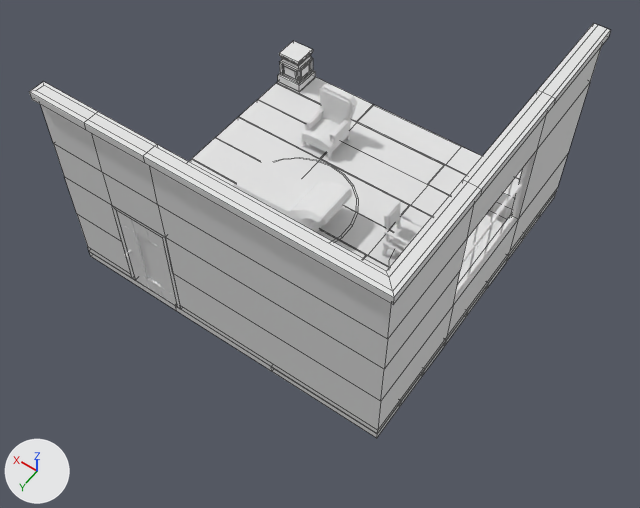
Two versions of the Blender file Assets/_Game/Models/workfile.blend, one commit apart.
Before and after are seen from a 50 mm camera at (-7.66, 10.11, 16.57) aimed at (-0.69, 0.35, 1.23). The axes (+X, +Y, +Z) are drawn at lower left. The lights are the same throughout. Mesh edges are drawn as thin lines on the coarser meshes.

Script lines for the objects in view, before the commit:
```python
me_cube = bpy.data.meshes.new('Cube')
me_cube.from_pydata(...)  # 271 vertices, 220 faces; spans x -4.19..3.99, y -3.99..4.19, z 0.13..0.33
me_cube.polygons.foreach_set('use_smooth', [True] * 220)
me_cube.materials.append(mat_mat_lowpoly)  # its picture is missing
me_cube_019 = bpy.data.meshes.new('Cube.019')
me_cube_019.from_pydata(...)  # 92 vertices, 90 faces; spans x -0.368..0.38, y -0.577..0.171, z 0.0..1.0
me_cube_019.materials.append(mat_mat_lowpoly)  # its picture is missing
me_door_001 = bpy.data.meshes.new('Door.001')
me_door_001.from_pydata(...)  # 160 vertices, 150 faces; spans x 0.0..1.25, y -0.06..0.06, z 0.0..2.47
me_door_001.materials.append(mat_mat_lowpoly)  # its picture is missing
ob_door = bpy.data.objects.new('Door', me_door_001)
ob_door.parent = ob_doorframe
ob_door.matrix_parent_inverse = Matrix(((1.0, 0.0, 0.0, -2.397), (0.0, 1.0, 0.0, -2.601), (0.0, 0.0, 1.0, 0.0), (0.0, 0.0, 0.0, 1.0)))
ob_door.location = (1.63, 2.616, 0.0044)
ob_floor = bpy.data.objects.new('Floor', me_cube)
ob_floor.location = (0.4, -1.51, -0.33)
ob_ornamentaltable = bpy.data.objects.new('OrnamentalTable', me_cube_019)
ob_ornamentaltable.location = (3.99, -4.88, 0.0)
# also in view: 'Desk' at (-2.88, -1.53, 0.52); 'OfficeChair' at (-1.64, -1.62, 0.65); 'Walls.001' at (-3.66, -1.51, 2.47); 'Sofa' at (1.25, -1.19, 0.55); 'Rug' at (1.28, -1.37, 0.01)
```
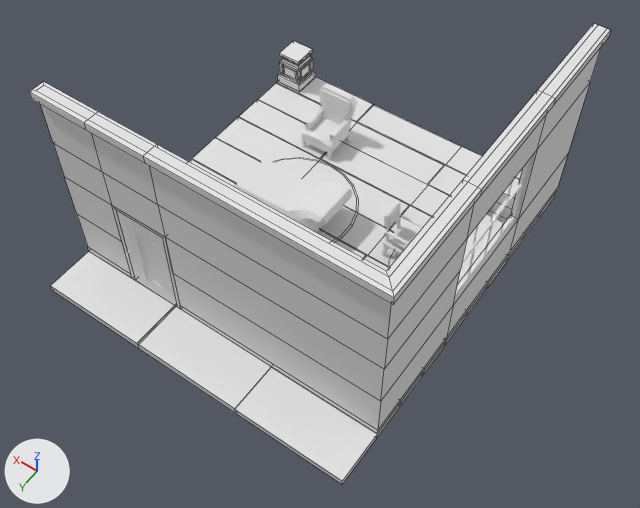
Pixel boxes (x1, y1, x2, y2) of what changed, in the pictures (640 x 508 px):
'Floor', reshaped (8% wider, 13% taller): before (89, 77, 556, 438); after (51, 77, 556, 484)
part 1 of me_cube, built on: before (89, 251, 377, 438); after (51, 251, 377, 484)

The edits, one by one:
me_cube is used by ob_floor; location (0.4, -1.51, -0.33).
me_cube had 271 vertices, 220 faces and spanned x -4.19..3.99, y -3.99..4.19, z 0.13..0.33.
me_cube now has 282 vertices, 231 faces and spans x -4.19..3.99, y -3.99..5.43, z 0.13..0.33.
Part 1, on me_cube:
3 faces are deleted.
11 new vertices lie (0.0, 1.24, 0.0) away from vertices in x -4.19..3.99, y 4.19, z 0.13..0.33.
14 new faces join them.
